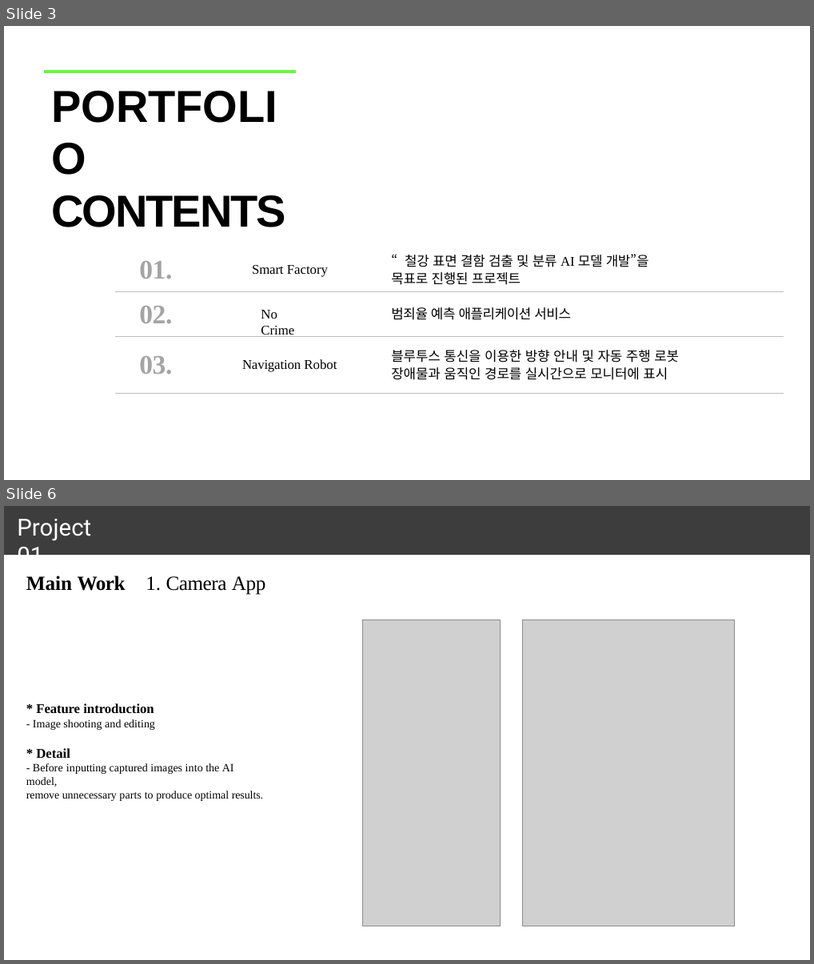
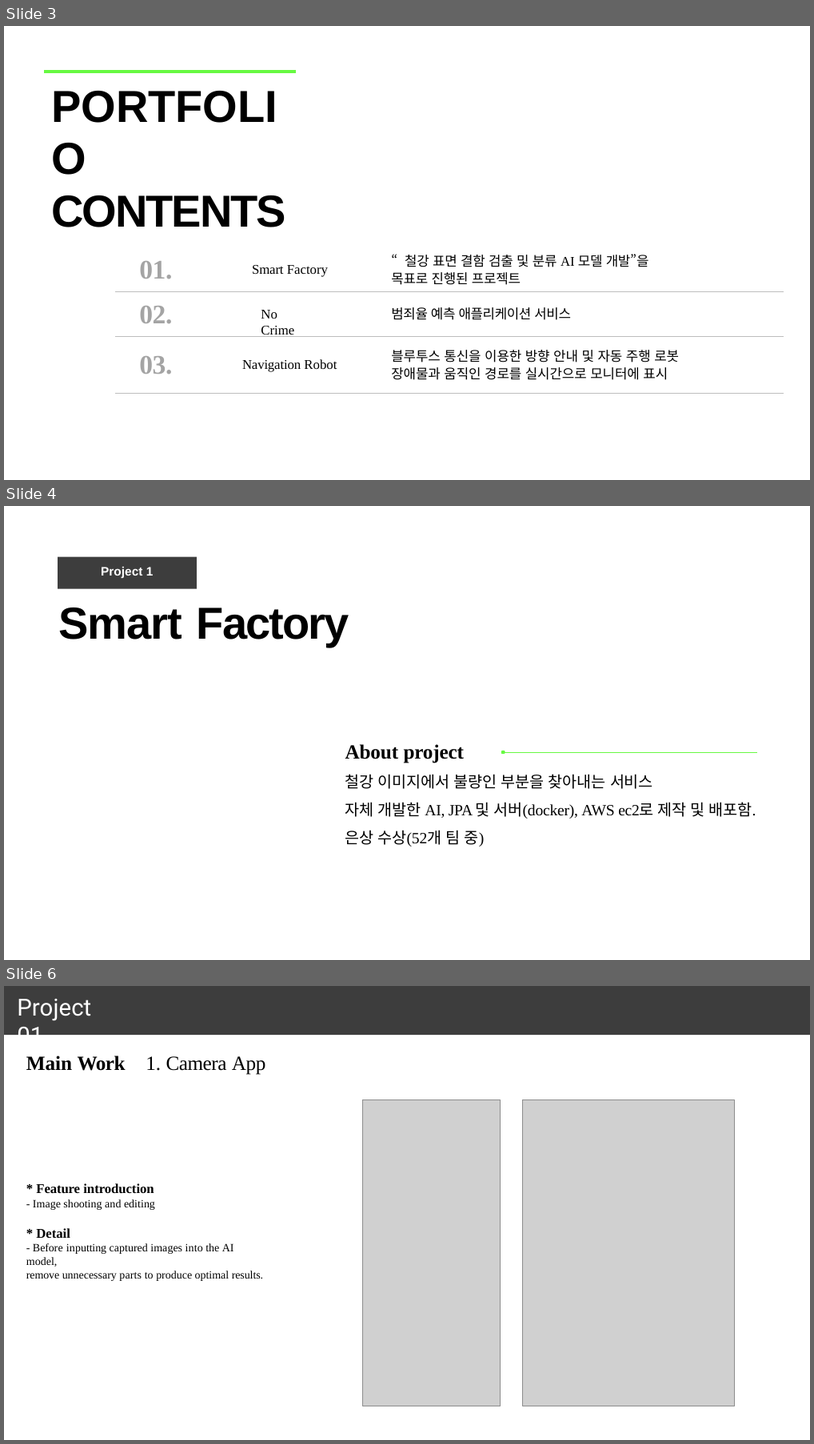
Before and after one commit to June222/June222.github.io, a slide deck: porfolio_kangjunwoo-010-5495-4551.pptx. Shown one above the other, each under a label of ours: slides 3 and 6 before the commit, slides 3, 4 and 6 after it; the slides between them are not shown. The pictures are 814x964 and 814x1444 pixels, drawn with LibreOffice and Linux fonts; fonts in the diff are those of the drawing; grey boxes stand for pictures. Boxes give left, top, right and bottom in pixels: in the first picture for what was removed or moved away, otherwise in the second. Text is boxed around its words. In the diff, an @@ line names an element or a change of style, - is before the commit and + after.

Commit message:
style: smart factory 설명 수정

```diff
--- a/porfolio_kangjunwoo-010-5495-4551.pptx
+++ b/porfolio_kangjunwoo-010-5495-4551.pptx
@@ slide 4 added at box(4, 506, 810, 960), background #FFFFFF @@
@@ rectangle added at box(58, 557, 197, 589), fill #3D3D3D, 11 pt, text #FFFFFF, bold @@
+Project 1
@@ title added at box(59, 608, 350, 648), 40 pt, text #000000, bold @@
+Smart Factory
@@ text added at box(346, 744, 757, 847), 14 pt, text #000000 @@
+About project
+철강 이미지에서 불량인 부분을 찾아내는 서비스
+자체 개발한 AI, JPA 및 서버(docker), AWS ec2로 제작 및 배포함.
+은상 수상(52개 팀 중)
@@ freeform shape added at box(502, 751, 505, 753), fill #67F942 @@
@@ freeform shape added at box(502, 751, 505, 753), outline #67F942 0.72 pt @@
@@ freeform shape added at box(505, 752, 757, 752), outline #67F942 0.72 pt @@
```
Also in this commit, not shown: 1 slide changed, 1 slide removed.
